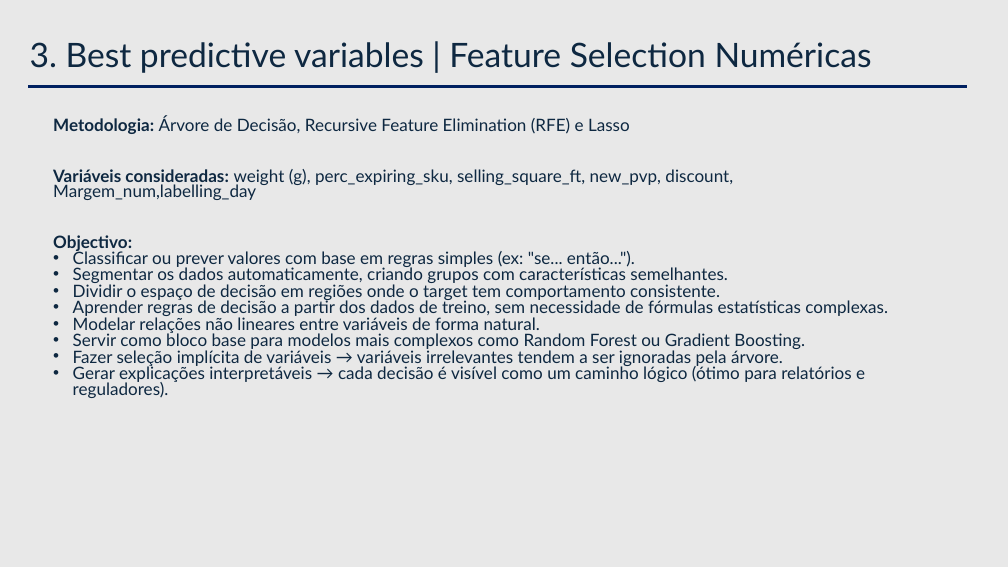
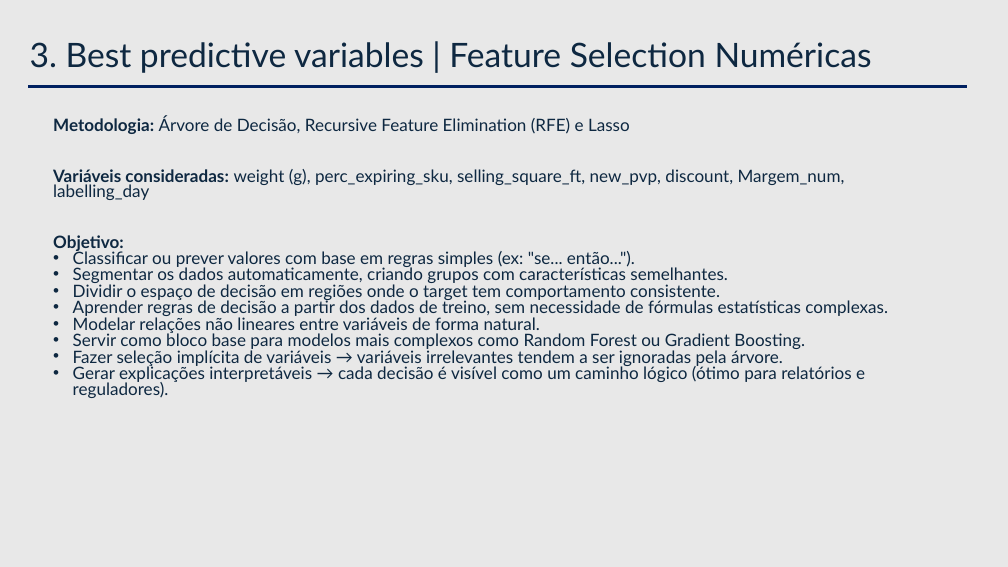
Before and after one commit to andreiacampos98/datascience_course, a slide deck: slide 21 of 10_applied/2024 EDIT LTP__PraticalCase/LTP_PraticalCase Dataset/Case Study __.pptx. Drawn at 1008x567 pixels with LibreOffice and Linux fonts; fonts in the diff are those of the drawing. Boxes give left, top, right and bottom in pixels: in the first picture for what was removed or moved away, otherwise in the second. Text is boxed around its words. In the diff, an @@ line names an element or a change of style, - is before the commit and + after.

```diff
--- a/10_applied/2024 EDIT LTP__PraticalCase/LTP_PraticalCase Dataset/Case Study __.pptx
+++ b/10_applied/2024 EDIT LTP__PraticalCase/LTP_PraticalCase Dataset/Case Study __.pptx
@@ text at bbox=[53, 169, 845, 252]: text changed @@
-Variáveis consideradas: weight (g), perc_expiring_sku, selling_square_ft, new_pvp, discount, Margem_num,labelling_day
-Objectivo:
+Variáveis consideradas: weight (g), perc_expiring_sku, selling_square_ft, new_pvp, discount, Margem_num, labelling_day
+Objetivo:
```
Also in this commit, not shown: 16 other slides changed, 1 slide added, 1 other file.
